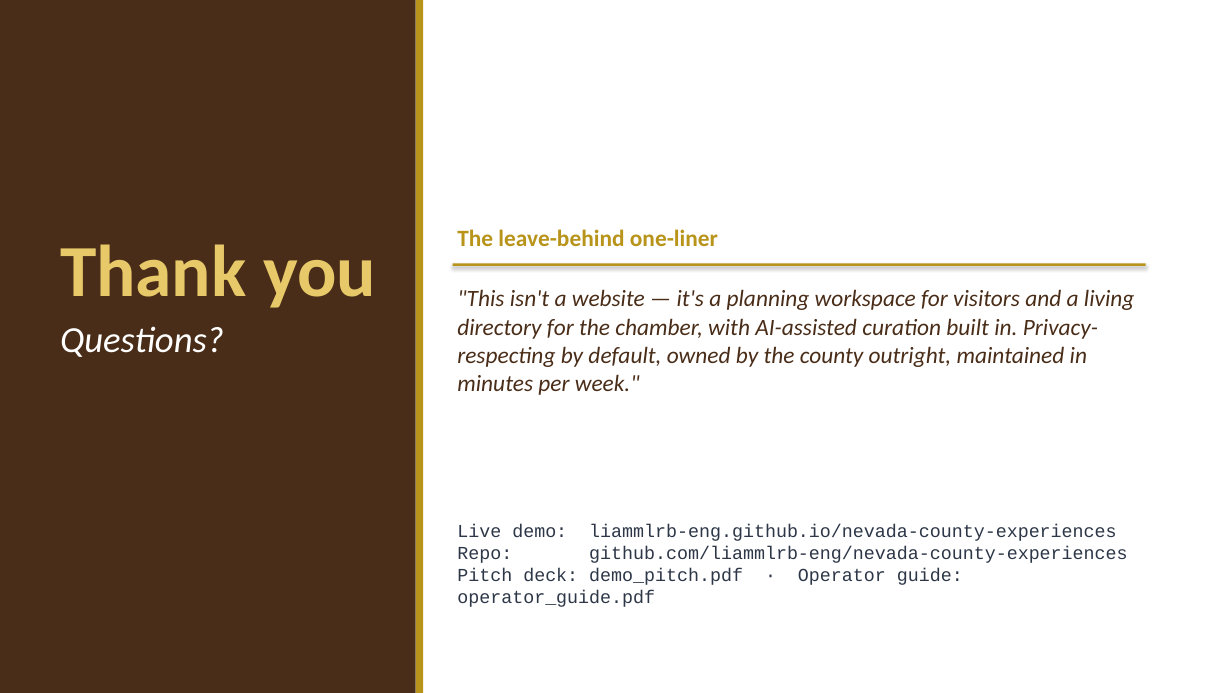
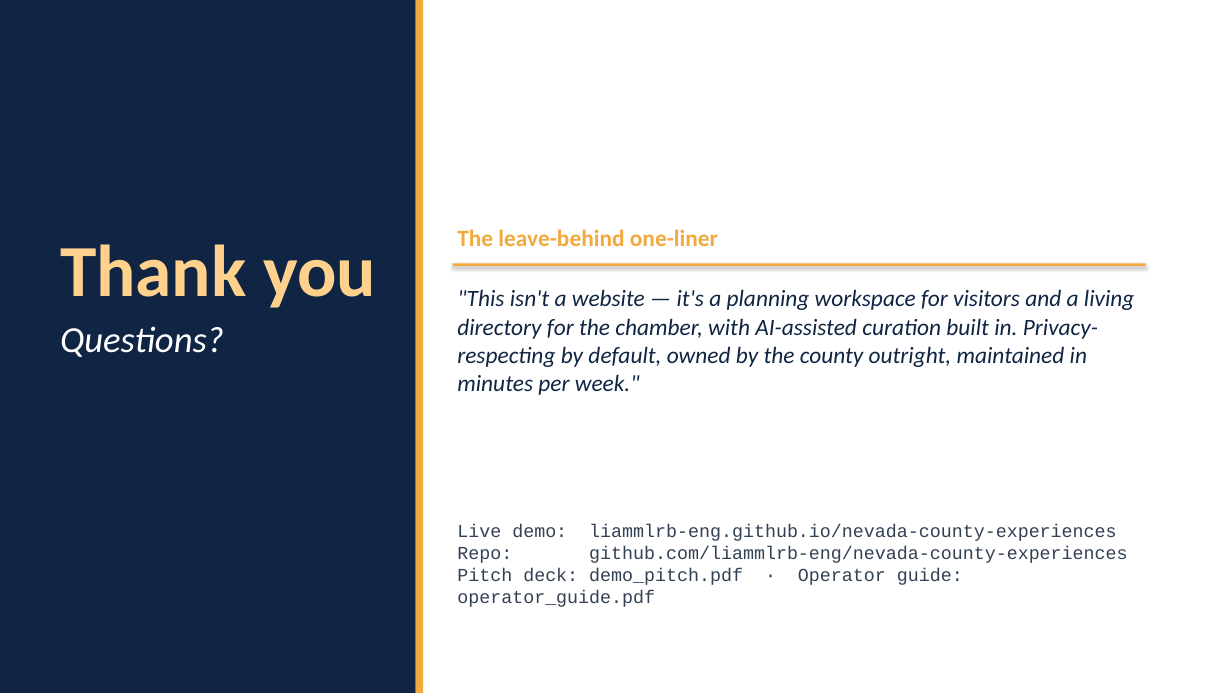
Before and after one commit to liammlrb-eng/nevada-county-experiences, a slide deck: slide 14 of demo_pitch.pptx. Drawn at 1232x693 pixels with LibreOffice and Linux fonts; fonts in the diff are those of the drawing. Boxes give left, top, right and bottom in pixels: in the first picture for what was removed or moved away, otherwise in the second. Text is boxed around its words. In the diff, an @@ line names an element or a change of style, - is before the commit and + after.

```diff
--- a/demo_pitch.pptx
+++ b/demo_pitch.pptx
@@ rectangle at <box>0,0,416,693</box>: fill #4A2D18 to #102444 @@
@@ rectangle at <box>416,0,423,693</box>: fill #B8941A to #F2A93E @@
@@ text "Thank you" at <box>60,244,376,308</box>: text colour #E8C96A to #FFD18C @@
@@ text "The leave-behind one-liner" at <box>457,229,718,246</box>: text colour #B8941A to #F2A93E @@
@@ rectangle at <box>453,263,1146,266</box>: fill #B8941A to #F2A93E @@
@@ text ""This isn't a website — ..." at <box>457,289,1135,395</box>: text colour #4A2D18 to #102444 @@
```
Also in this commit, not shown: 14 other slides changed, 2 other files.
